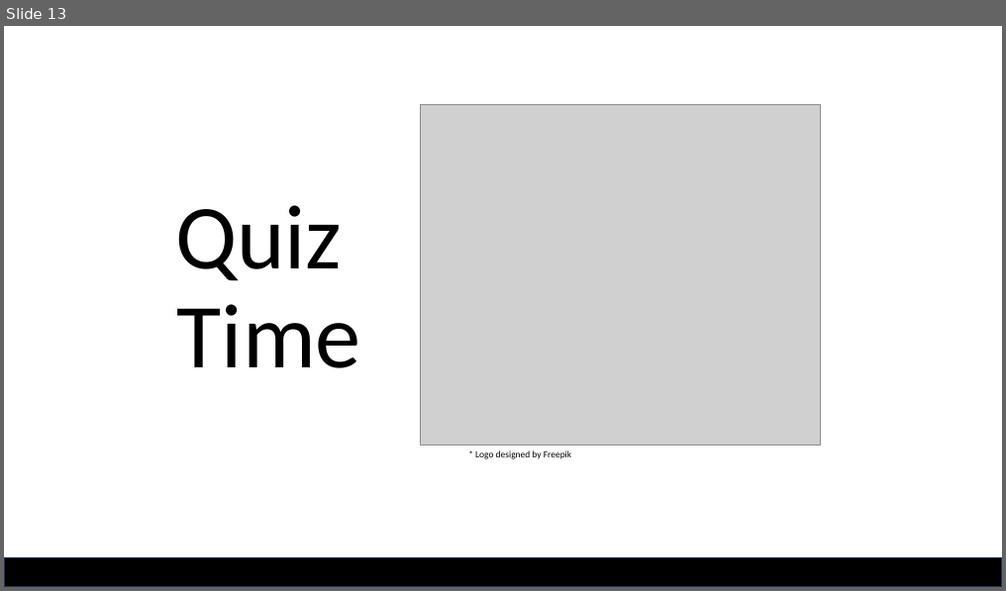
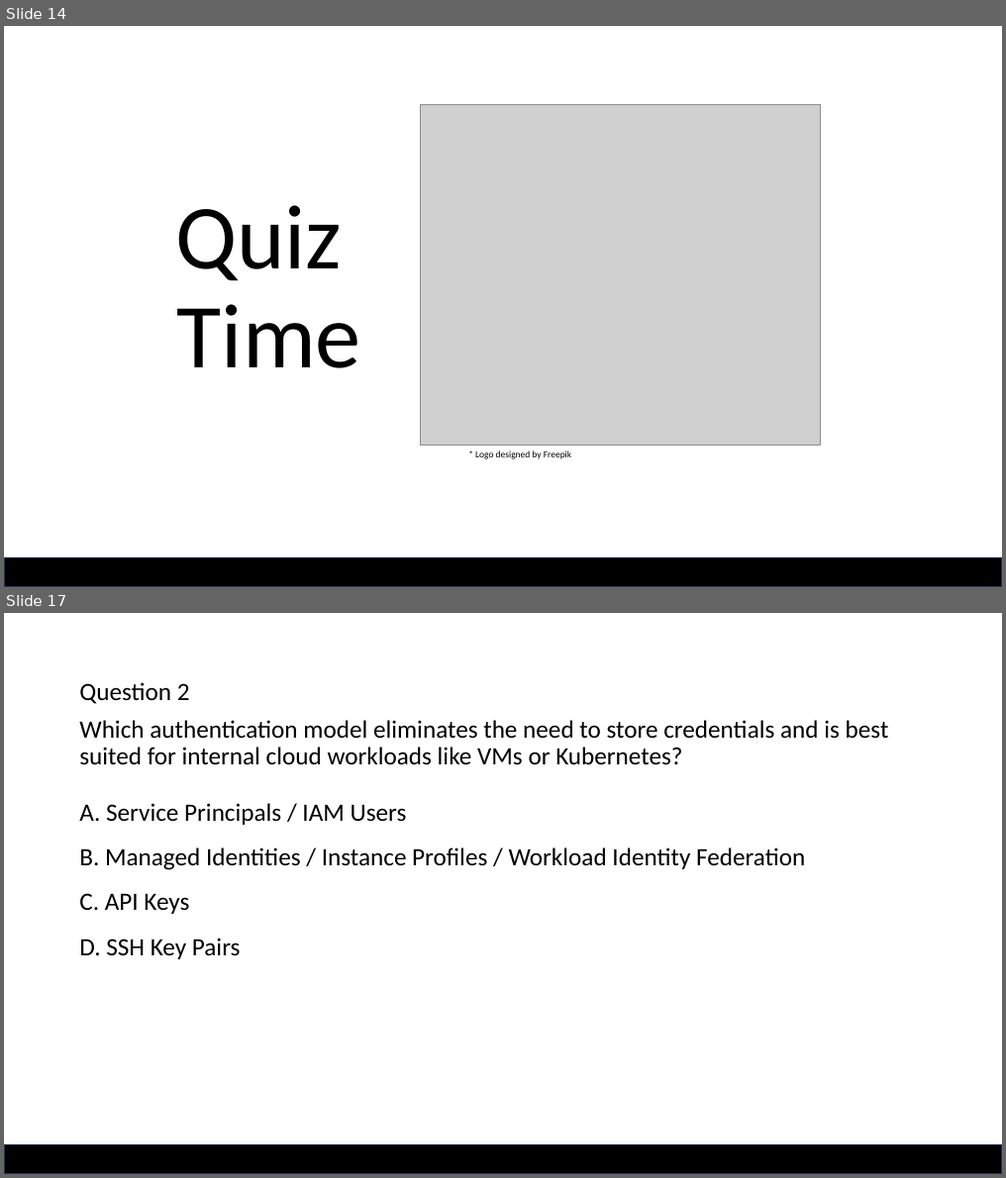
Before and after one commit to qatip/tf-int-trainers, a slide deck: module_3_cloud_authentication.pptx. Shown one above the other, each under a label of ours: slide 13 before the commit, slides 14 and 17 after it; the slides between them are not shown. The pictures are 1006x591 and 1006x1178 pixels, drawn with LibreOffice and Linux fonts; fonts in the diff are those of the drawing; grey boxes stand for pictures; background and template pictures are left out. Boxes give left, top, right and bottom in pixels: in the first picture for what was removed or moved away, otherwise in the second. Text is boxed around its words. In the diff, an @@ line names an element or a change of style, - is before the commit and + after.

```diff
--- a/module_3_cloud_authentication.pptx
+++ b/module_3_cloud_authentication.pptx
@@ slide 17 added at bbox=[4, 613, 1002, 1174], background #FFFFFF; not listed: 2 template elements that a slide beside it also shows @@
@@ text added at bbox=[79, 682, 889, 959], 24 pt, text #000000 @@
+Question 2
+Which authentication model eliminates the need to store credentials and is best suited for internal cloud workloads like VMs or Kubernetes?
+A. Service Principals / IAM Users
+B. Managed Identities / Instance Profiles / Workload Identity Federation
+C. API Keys
+D. SSH Key Pairs
@@ what was slide 13 is now slide 14 @@
```
Also in this commit, not shown: 1 slide changed, 6 other slides added, 1 other file.
